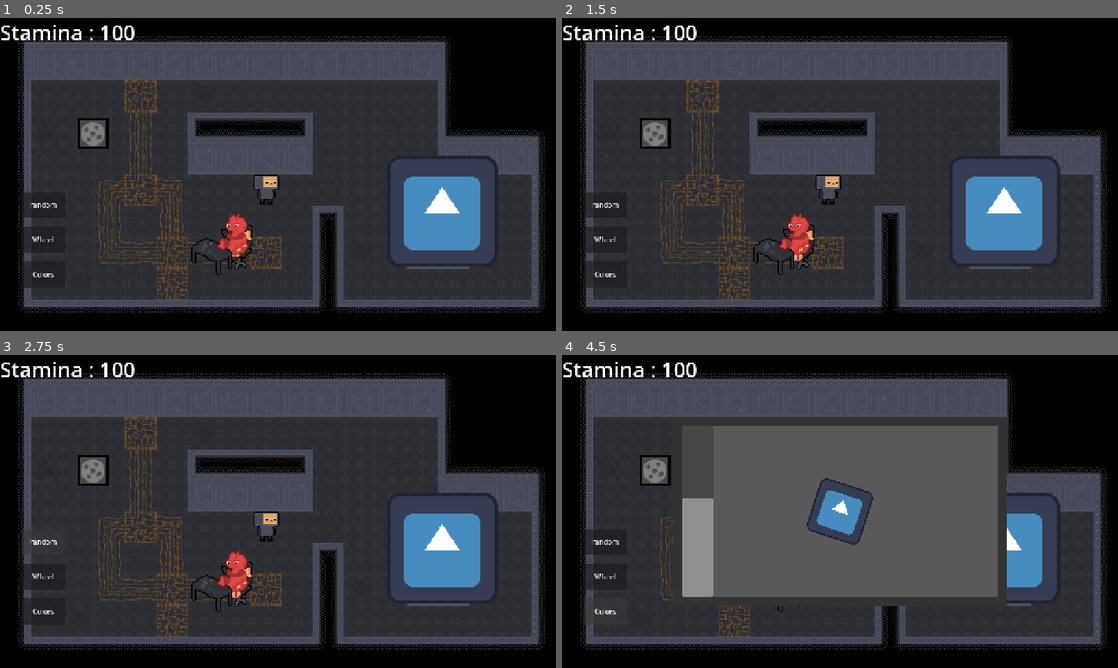
Above: before the commit, frames 1-4 (two rows, left to right).
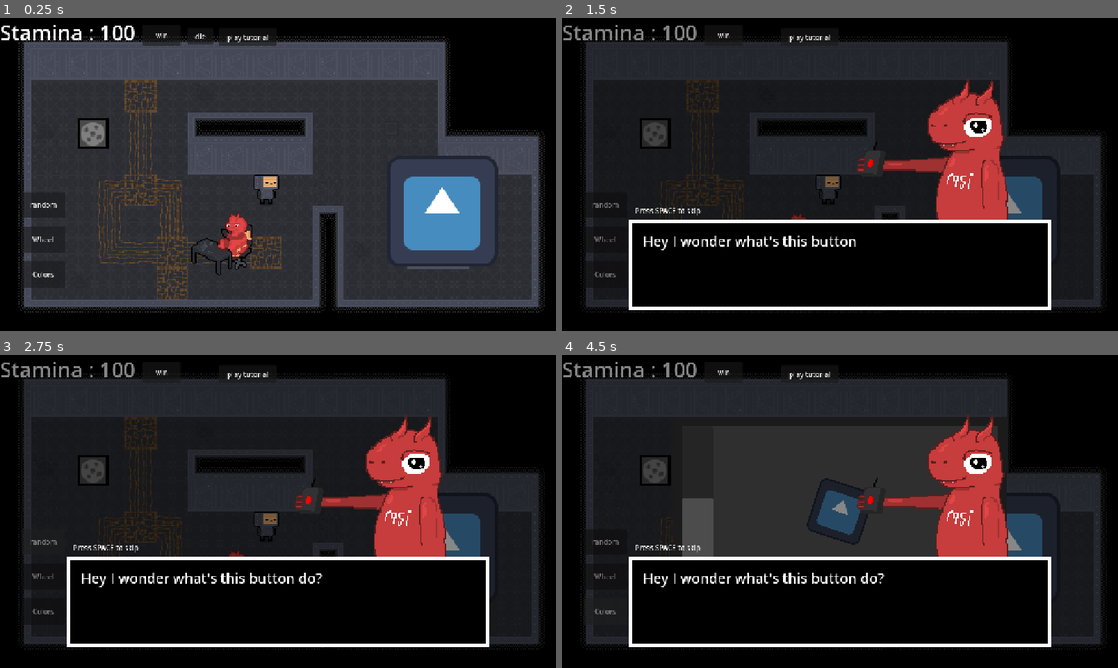
Above: after the commit, the same moments.

Repository: DuneRanger/MSI-GameJam
Game: Godot game, scene res://scenes/game/game.tscn
The game is run twice, just before and just after one commit, with the same random seed, the same clock (stepped at 60 frames per second) and the same inputs. The engine's default icon, where the game draws it, is replaced by a stand-in: a white triangle on a blue panel in a dark square.
Inputs (mouse positions are in pixels of both pictures, inside the frame that each line leads up to):
- Up to frame 1 (0.25 s): no input
- Up to frame 2 (1.5 s): click (762, 36) at 0.5 s, where only the run after the commit has a clickable "die"; click (812, 36) at 1.25 s, where only the run after the commit has a clickable "play tutorial"
- Up to frame 3 (2.75 s): click "random" at 2 s
- Up to frame 4 (4.5 s): click "Wheel" at 2.75 s; click (723, 373) at 3.5 s, where only the run after the commit has a clickable "win"; click "Colors" at 4.25 s

The runs differ from the first frame. In frame 1, 0.3% of the frame differs, in the area x 25-50%, y 4-9%; in frame 2, 57%; in frame 3, 57%; in frame 4, 65%, in the area x 0-98%, y 2-94%.

Commit message:
dialogue system update

Diff:
--- a/scenes/dialog_manager/dialog_manager.tscn
+++ b/scenes/dialog_manager/dialog_manager.tscn
@@ -1,7 +1,7 @@
 [gd_scene format=3 uid="uid://3pqpok6jkxky"]
 
 [ext_resource type="Script" uid="uid://dvgpsgqi2s213" path="res://scripts/game/dialog_manager/dialog_manager.gd" id="1_mesoi"]
-[ext_resource type="Texture2D" uid="uid://cmbqqkq3uog38" path="res://assets/game/lucky/dialog_actions/luck_portrait_test.png" id="2_2b4pd"]
+[ext_resource type="Texture2D" uid="uid://cmbqqkq3uog38" path="res://assets/game/lucky/dialog_actions/test/luck_portrait_test.png" id="2_2b4pd"]
 
 [sub_resource type="Animation" id="Animation_fbuma"]
 length = 0.001
@@ -105,6 +105,18 @@
 "update": 0,
 "values": [Color(1, 1, 1, 0)]
 }
+tracks/4/type = "value"
+tracks/4/imported = false
+tracks/4/enabled = true
+tracks/4/path = NodePath("ExplosionColorRect:visible")
+tracks/4/interp = 1
+tracks/4/loop_wrap = true
+tracks/4/keys = {
+"times": PackedFloat32Array(0),
+"transitions": PackedFloat32Array(1),
+"update": 1,
+"values": [false]
+}
 
 [sub_resource type="Animation" id="Animation_xvf6k"]
 resource_name = "dialogue_system_hide"
@@ -156,6 +168,30 @@
 "update": 0,
 "values": [Color(1, 1, 1, 1), Color(1, 1, 1, 0)]
 }
+tracks/4/type = "value"
+tracks/4/imported = false
+tracks/4/enabled = true
+tracks/4/path = NodePath("ColorRect:modulate")
+tracks/4/interp = 1
+tracks/4/loop_wrap = true
+tracks/4/keys = {
+"times": PackedFloat32Array(0, 0.53),
+"transitions": PackedFloat32Array(1, 1),
+"update": 0,
+"values": [Color(1, 1, 1, 0.47058824), Color(1, 1, 1, 0)]
+}
+tracks/5/type = "value"
+tracks/5/imported = false
+tracks/5/enabled = true
+tracks/5/path = NodePath("ColorRect:visible")
+tracks/5/interp = 1
+tracks/5/loop_wrap = true
+tracks/5/keys = {
+"times": PackedFloat32Array(0.76666665),
+"transitions": PackedFloat32Array(1),
+"update": 1,
+"values": [false]
+}
 
 [sub_resource type="Animation" id="Animation_bxasq"]
 resource_name = "dialogue_system_show"
@@ -207,12 +243,137 @@
 "update": 0,
 "values": [Color(1, 1, 1, 0), Color(1, 1, 1, 1)]
 }
+tracks/4/type = "value"
+tracks/4/imported = false
+tracks/4/enabled = true
+tracks/4/path = NodePath("ColorRect:modulate")
+tracks/4/interp = 1
+tracks/4/loop_wrap = true
+tracks/4/keys = {
+"times": PackedFloat32Array(0, 0.53),
+"transitions": PackedFloat32Array(1, 1),
+"update": 0,
+"values": [Color(1, 1, 1, 0), Color(1, 1, 1, 0.47058824)]
+}
+tracks/5/type = "value"
+tracks/5/imported = false
+tracks/5/enabled = true
+tracks/5/path = NodePath("ColorRect:visible")
+tracks/5/interp = 1
+tracks/5/loop_wrap = true
+tracks/5/keys = {
+"times": PackedFloat32Array(0),
+"transitions": PackedFloat32Array(1),
+"update": 1,
+"values": [true]
+}
+
+[sub_resource type="Animation" id="Animation_7kcvn"]
+resource_name = "explosion_"
+length = 4.0
+tracks/0/type = "value"
+tracks/0/imported = false
+tracks/0/enabled = true
+tracks/0/path = NodePath("Textbox:position")
+tracks/0/interp = 1
+tracks/0/loop_wrap = true
+tracks/0/keys = {
+"times": PackedFloat32Array(1.2666667, 1.5333333),
+"transitions": PackedFloat32Array(1.5, 1),
+"update": 0,
+"values": [Vector2(0, 0), Vector2(0, 20)]
+}
+tracks/1/type = "value"
+tracks/1/imported = false
+tracks/1/enabled = true
+tracks/1/path = NodePath("Textbox:modulate")
+tracks/1/interp = 1
+tracks/1/loop_wrap = true
+tracks/1/keys = {
+"times": PackedFloat32Array(1.2666667, 1.5666667),
+"transitions": PackedFloat32Array(1.5, 1),
+"update": 0,
+"values": [Color(1, 1, 1, 1), Color(1, 1, 1, 0)]
+}
+tracks/2/type = "value"
+tracks/2/imported = false
+tracks/2/enabled = true
+tracks/2/path = NodePath("Portrait:position")
+tracks/2/interp = 1
+tracks/2/loop_wrap = true
+tracks/2/keys = {
+"times": PackedFloat32Array(1.2666667, 1.5),
+"transitions": PackedFloat32Array(1.5, 1),
+"update": 0,
+"values": [Vector2(0, 0), Vector2(40, 0)]
+}
+tracks/3/type = "value"
+tracks/3/imported = false
+tracks/3/enabled = true
+tracks/3/path = NodePath("Portrait:modulate")
+tracks/3/interp = 1
+tracks/3/loop_wrap = true
+tracks/3/keys = {
+"times": PackedFloat32Array(1.2666667, 1.5333333),
+"transitions": PackedFloat32Array(1.5, 1),
+"update": 0,
+"values": [Color(1, 1, 1, 1), Color(1, 1, 1, 0)]
+}
+tracks/4/type = "value"
+tracks/4/imported = false
+tracks/4/enabled = true
+tracks/4/path = NodePath("ColorRect:modulate")
+tracks/4/interp = 1
+tracks/4/loop_wrap = true
+tracks/4/keys = {
+"times": PackedFloat32Array(1.2666667, 1.5333333),
+"transitions": PackedFloat32Array(1, 1),
+"update": 0,
+"values": [Color(1, 1, 1, 0.3137255), Color(1, 1, 1, 0)]
+}
+tracks/5/type = "value"
+tracks/5/imported = false
+tracks/5/enabled = true
+tracks/5/path = NodePath("ColorRect:visible")
+tracks/5/interp = 1
+tracks/5/loop_wrap = true
+tracks/5/keys = {
+"times": PackedFloat32Array(1.7666667),
+"transitions": PackedFloat32Array(1),
+"update": 1,
+"values": [false]
+}
+tracks/6/type = "value"
+tracks/6/imported = false
+tracks/6/enabled = true
+tracks/6/path = NodePath("ExplosionColorRect:modulate")
+tracks/6/interp = 1
+tracks/6/loop_wrap = true
+tracks/6/keys = {
+"times": PackedFloat32Array(0, 0.64, 1.9666667, 2.58),
+"transitions": PackedFloat32Array(0.43527535, 1, 1, 0.43527535),
+"update": 0,
+"values": [Color(1, 1, 1, 0), Color(1, 1, 1, 1), Color(1, 1, 1, 1), Color(1, 1, 1, 0)]
+}
+tracks/7/type = "value"
+tracks/7/imported = false
+tracks/7/enabled = true
+tracks/7/path = NodePath("ExplosionColorRect:visible")
+tracks/7/interp = 1
+tracks/7/loop_wrap = true
+tracks/7/keys = {
+"times": PackedFloat32Array(0, 2.6666667),
+"transitions": PackedFloat32Array(1, 1),
+"update": 1,
+"values": [true, false]
+}
 
 [sub_resource type="AnimationLibrary" id="AnimationLibrary_gwvcu"]
 _data = {
 &"RESET": SubResource("Animation_bi0f3"),
 &"dialogue_system_hide": SubResource("Animation_xvf6k"),
-&"dialogue_system_show": SubResource("Animation_bxasq")
+&"dialogue_system_show": SubResource("Animation_bxasq"),
+&"explosion": SubResource("Animation_7kcvn")
 }
 
 [sub_resource type="Animation" id="Animation_gwvcu"]
@@ -306,6 +467,14 @@
 visible_characters = 0
 visible_ratio = 0.0
 
+[node name="Tip" type="Label" parent="Textbox" unique_id=666332617]
+layout_mode = 0
+offset_left = 168.0
+offset_top = 432.0
+offset_right = 318.0
+offset_bottom = 455.0
+text = "Press SPACE to skip"
+
 [node name="TextScrollAnimationPlayer" type="AnimationPlayer" parent="." unique_id=1443002231]
 libraries/ = SubResource("AnimationLibrary_tkrjt")
 
@@ -317,31 +486,58 @@
 
 [node name="TestButton" type="Button" parent="." unique_id=1252247082]
 layout_mode = 0
-offset_left = 112.0
-offset_top = 275.0
-offset_right = 301.0
-offset_bottom = 334.0
-text = "test button"
+offset_left = 504.0
+offset_top = 24.0
+offset_right = 637.0
+offset_bottom = 64.0
+text = "play tutorial"
 
 [node name="dieButton" type="Button" parent="." unique_id=1133150554]
 layout_mode = 0
-offset_left = 101.0
-offset_top = 163.0
-offset_right = 211.0
-offset_bottom = 220.0
+offset_left = 432.0
+offset_top = 24.0
+offset_right = 491.0
+offset_bottom = 61.0
 text = "die"
 
 [node name="winButton" type="Button" parent="." unique_id=313425995]
 layout_mode = 0
-offset_left = 153.0
-offset_top = 56.0
-offset_right = 281.0
-offset_bottom = 135.0
+offset_left = 328.0
+offset_top = 16.0
+offset_right = 416.0
+offset_bottom = 64.0
 text = "win"
 
 [node name="TextScrollTimer" type="Timer" parent="." unique_id=1532033143]
+
+[node name="AudioPlayer" type="AudioStreamPlayer2D" parent="." unique_id=543757662]
+
+[node name="ColorRect" type="ColorRect" parent="." unique_id=1796185997]
+visible = false
+modulate = Color(1, 1, 1, 0.4705882)
+z_index = -1
+layout_mode = 0
+offset_left = -102.0
+offset_top = -61.0
+offset_right = 1370.0
+offset_bottom = 1309.0
+color = Color(0, 0, 0, 1)
+
+[node name="ExplosionColorRect" type="ColorRect" parent="." unique_id=1408211750]
+visible = false
+modulate = Color(1, 1, 1, 0)
+z_index = 20
+layout_mode = 0
+offset_left = -112.0
+offset_top = -64.0
+offset_right = 1424.0
+offset_bottom = 864.0
+
+[node name="DeathTimer" type="Timer" parent="." unique_id=1089400493]
+wait_time = 1.2
 
 [connection signal="button_down" from="TestButton" to="." method="_on_test_button_button_down"]
 [connection signal="button_down" from="dieButton" to="." method="_on_die_button_button_down"]
 [connection signal="button_down" from="winButton" to="." method="_on_win_button_button_down"]
 [connection signal="timeout" from="TextScrollTimer" to="." method="_on_text_scroll_timer_timeout"]
+[connection signal="timeout" from="DeathTimer" to="." method="_on_death_timer_timeout"]
--- a/scenes/game/game.tscn
+++ b/scenes/game/game.tscn
@@ -5,6 +5,7 @@
 [ext_resource type="PackedScene" uid="uid://43qca7aj17a6" path="res://scenes/game/player/player.tscn" id="2_7h61r"]
 [ext_resource type="PackedScene" uid="uid://crwocavy5kif" path="res://scenes/game/machines/minigames/steam_wheel.tscn" id="2_kelw5"]
 [ext_resource type="PackedScene" uid="uid://j4s1r411n22" path="res://scenes/game/machines/minigames/color_find.tscn" id="3_lfrn8"]
+[ext_resource type="PackedScene" uid="uid://3pqpok6jkxky" path="res://scenes/dialog_manager/dialog_manager.tscn" id="4_2a8rs"]
 [ext_resource type="PackedScene" uid="uid://bbxi0vokk4jgr" path="res://scenes/game/tilemap/tilemap.tscn" id="5_bdhmt"]
 [ext_resource type="PackedScene" uid="uid://lvebmnvqwohx" path="res://scenes/game/machines/machine.tscn" id="6_5i0tg"]
 [ext_resource type="PackedScene" uid="uid://df7k01fldw4a7" path="res://scenes/lucky_sitting/lucky_sitting.tscn" id="7_87uf6"]
@@ -15,6 +16,9 @@
 [node name="Game" type="Node" unique_id=1830910457]
 script = ExtResource("1_0sr1o")
 minigame_scenes = Array[PackedScene]([ExtResource("3_lfrn8"), ExtResource("2_kelw5")])
+
+[node name="DialogueManager" parent="." unique_id=1484026495 instance=ExtResource("4_2a8rs")]
+z_index = 20
 
 [node name="Background" type="ColorRect" parent="." unique_id=199252895]
 visible = false
--- a/scripts/game/dialog_manager/dialog_manager.gd
+++ b/scripts/game/dialog_manager/dialog_manager.gd
@@ -11,29 +11,86 @@
 var dialogue_portrait : portraits
 var is_loaded_dialogue_continuous = false
 var i : int = 0
+var is_defeated = false
+
 
 var tutorial_lines = [
-	[portraits.happy, "Hello"],
-	[portraits.angry, "grrrr im angry now"],
-	[portraits.angry, "grr im still sooooooooooooooooooooooooooooooooooooooooooooo angry"],
-	[portraits.happy, "Goodbye"]
+	[portraits.greeting, "Oh, hello little robot person"],
+	[portraits.explaining, "You're like the 57th model they sent here so i'll make it quick"],
+	[portraits.smiling, "My names is Lucky by the way"],
+	[portraits.smiling2, "Because its lucky to keep me around,"],
+	[portraits.grumpy, "or something..."],
+	[portraits.explaining, "I'm your manager and we're in a factory"],
+	[portraits.weird, "Don't really know what we're producing, actually..."],
+	[portraits.annoyed, "But that doesn't matter, what matters is that we're producing A LOT of things and stuff"],
+	[portraits.explaining, "As a result, all of our machines are OVERCLOCKED and running at full power"],
+	[portraits.grumpy, "...and they're overheating"],
+	[portraits.explaining, "And your job, my friend, is to keep them cool and keep them from exploding"],
+	[portraits.button_show, "See this button?"],
+	[portraits.button_laughing, "It's my favourite part of this job!"],
+	[portraits.button_grumpy, "If you let too many machines overheat and explode..."],
+	[portraits.button_press_laughing, "Then I'll explode you by pressing this!"],
+	[portraits.excited, "Yeah that's about it"],
+	[portraits.grumpy, "My boss also said that I was supposed to tell you... what was it?"],
+	[portraits.explaining, "WASD to move, E to interact, mouse to solve puzzles"],
+	[portraits.grumpy, "Whatever that means..."],
+	[portraits.greeting, "Ok now go do your job robot person"],
+
+
 ]
 
 var defeat_lines = [
-	[portraits.angry, "Aww that sucks"],
-	[portraits.angry, "Too bad"],
-	[portraits.angry, "Come on, now i'll have to clean this up"]
+	[portraits.button_show, "Hey I wonder what's this button do?"],
+	[portraits.sad, "Man... my boss is gonna fire me"],
+	[portraits.grumpy, "Well, let's hope the next model will be better"],
+	[portraits.button_laughing, "Oooh its my favourite part!"],
+	[portraits.annoyed, "Why does this keep happening!?"],
+	[portraits.explaining, "You'd think that the newer models would be improved"],
+	[portraits.weird, "I'm tired"],
+	[portraits.button_grumpy, "I'm sorry I have to do this to you"],
+	[portraits.explaining, "You know you're supposed to cool down the machines?"],
+	[portraits.button_show, "I'd say I'm sorry, but i like blowing stuff up"],
+	[portraits.button_laughing, "Yaaay, fireworks!"],
+	[portraits.annoyed, "How's this model even worse than the last one!?"],
+]
+
+#jo je to kokotsky ale ržd hubu
+var button_press_face = [
+	[portraits.button_press, ""],
+	[portraits.button_press, ""],
+	[portraits.button_press, ""],
+	[portraits.button_press_laughing, ""],
 ]
 
 var victory_lines = [
-	[portraits.happy, "Good job. I guess..."],
-	[portraits.happy, "Nice, you didn't explode everything"],
-	[portraits.happy, "Oh, what? The shift is over already?"]
+	[portraits.grumpy, "Good job. I guess..."],
+	[portraits.explaining, "Nice, you didn't explode everything"],
+	[portraits.smiling2, "Oh, what? I didn't expect you to succeed"],
+	[portraits.excited, "Oh yes! I can go home now!"],
+	[portraits.smiling, "You did well!"],
+	[portraits.excited, "Good job!"],
+	[portraits.weird, "Oh, you did it? Great. Now I own that guy 5 bucks"],
+	[portraits.sad, "Noo, I really wanted to press the button today..."],
 ]
 
 var active_text_lines
 
-enum portraits {happy, angry}
+enum portraits {
+	annoyed,
+	button_grumpy,
+	button_laughing,
+	button_press,
+	button_press_laughing,
+	button_show,
+	excited,
+	explaining,
+	greeting,
+	grumpy,
+	sad,
+	smiling,
+	smiling2,
+	weird
+	}
 
 func _process(delta: float) -> void:
 	if is_displaying_dialogue == true:
@@ -45,11 +102,17 @@
 					dialogue_portrait = active_text_lines[i][0]
 					display_dialogue(dialogue_portrait ,dialogue_text)
 			else:
-				if $TextScrollTimer.is_stopped():
-					print("konec")
-					text_label.text = ""
-					full_animation_player.play("dialogue_system_hide")
-					is_displaying_dialogue = false
+				if is_defeated == true:
+					play_random_dialogue(button_press_face)
+					$DeathTimer.start()
+					$AudioPlayer.stream = load("res://assets/sfx/button-press-382713.mp3")
+					$AudioPlayer.play()
+				else:
+					if $TextScrollTimer.is_stopped():
+						text_label.text = ""
+						full_animation_player.play("dialogue_system_hide")
+						is_displaying_dialogue = false
+
 
 	if Input.is_key_pressed(KEY_R):
 		$dieButton.visible = true
@@ -71,6 +134,7 @@
 	display_dialogue(dialogue_portrait, dialogue_text)
 
 func display_dialogue(portrait: portraits, dialogue : String):
+	$AudioPlayer.stop()
 	active_text_lines = tutorial_lines
 	if is_displaying_dialogue == false:
 		is_displaying_dialogue = true
@@ -78,13 +142,14 @@
 	$PortraitAnimationPlayer.play("portrait_wobble")
 	load_portrait(portrait)
 	text_label.text = dialogue
-	print("displaying dialogue")
+
+	play_speech_sfx()
 
 	var t : Tween = get_tree().create_tween()
 	$Textbox/TextLabel.visible_ratio = 0.0
 	t.bind_node($Textbox/TextLabel)
-	t.tween_property($Textbox/TextLabel, "visible_ratio", 1.0, 0.05 * dialogue.length())
-	$TextScrollTimer.wait_time = 0.06 * dialogue.length() + 0.15
+	t.tween_property($Textbox/TextLabel, "visible_ratio", 1.0, 0.03 * dialogue.length())
+	$TextScrollTimer.wait_time = 0.03 * dialogue.length()
 	$TextScrollTimer.start()
 
 	#text_animation_player.play("text_scroll")
@@ -92,10 +157,42 @@
 
 func load_portrait(action: portraits):
 	match action:
-		portraits.happy:
-			character_portrait.texture = load("res://assets/game/lucky/dialog_actions/temp_action_smiling.png")
-		portraits.angry:
-			character_portrait.texture = load("res://assets/game/lucky/dialog_actions/temp_action_angry.png")
+		portraits.annoyed:
+			character_portrait.texture = load("res://assets/game/lucky/dialog_actions/lucky_portrait_annoyed.png")
+		portraits.button_grumpy:
+			character_portrait.texture = load("res://assets/game/lucky/dialog_actions/lucky_portrait_button_grumpy.png")
+		portraits.button_laughing:
+			character_portrait.texture = load("res://assets/game/lucky/dialog_actions/lucky_portrait_button_laughing.png")
+		portraits.button_press:
+			character_portrait.texture = load("res://assets/game/lucky/dialog_actions/lucky_portrait_button_press.png")
+		portraits.button_press_laughing:
+			character_portrait.texture = load("res://assets/game/lucky/dialog_actions/lucky_portrait_button_press_laughing.png")
+		portraits.button_show:
+			character_portrait.texture = load("res://assets/game/lucky/dialog_actions/lucky_portrait_button_show.png")
+		portraits.excited:
+			character_portrait.texture = load("res://assets/game/lucky/dialog_actions/lucky_portrait_excited.png")
+		portraits.explaining:
+			character_portrait.texture = load("res://assets/game/lucky/dialog_actions/lucky_portrait_explaining.png")
+		portraits.greeting:
+			character_portrait.texture = load("res://assets/game/lucky/dialog_actions/lucky_portrait_greeting.png")
+		portraits.grumpy:
+			character_portrait.texture = load("res://assets/game/lucky/dialog_actions/lucky_portrait_grumpy.png")
+		portraits.sad:
+			character_portrait.texture = load("res://assets/game/lucky/dialog_actions/lucky_portrait_sad.png")
+		portraits.smiling2:
+			character_portrait.texture = load("res://assets/game/lucky/dialog_actions/lucky_portrait_smiling2.png")
+		portraits.smiling:
+			character_portrait.texture = load("res://assets/game/lucky/dialog_actions/lucky_portrait_smiling.png")
+		portraits.weird:
+			character_portrait.texture = load("res://assets/game/lucky/dialog_actions/lucky_portrait_weird.png")
+
+
+func play_speech_sfx():
+	$AudioPlayer.pitch_scale = randf_range(0.8, 1.2)
+	if $AudioPlayer.playing != true:
+		$AudioPlayer.stream = load("res://assets/sfx/sfx_speech.mp3")
+		$AudioPlayer.play()
+
 
 func _on_test_button_button_down() -> void:
 	play_tutorial()
@@ -104,6 +201,7 @@
 
 func _on_die_button_button_down() -> void:
 	play_random_dialogue(defeat_lines)
+	is_defeated = true
 	$dieButton.visible = false
 
 
@@ -114,3 +212,15 @@
 
 func _on_text_scroll_timer_timeout() -> void:
 	$TextScrollTimer.stop()
+	$AudioPlayer.stop()
+
+
+func _on_death_timer_timeout() -> void:
+	$AudioPlayer.stop()
+	$AudioPlayer.stream = load("res://assets/sfx/explosion.mp3")
+	$AudioPlayer.play()
+	$DeathTimer.stop()
+	is_defeated = false
+	full_animation_player.play("explosion")
+	is_displaying_dialogue = false
+	print("lucky pressed the button")
Binary file added: assets/game/lucky/dialog_actions/lucky_portrait_annoyed.png
Not shown, changed: assets/game/lucky/dialog_actions/lucky_portrait_annoyed.png.import
Binary file added: assets/game/lucky/dialog_actions/lucky_portrait_button_grumpy.png
Not shown, added: assets/game/lucky/dialog_actions/lucky_portrait_button_grumpy.png.import
Binary file added: assets/game/lucky/dialog_actions/lucky_portrait_button_laughing.png
Not shown, changed: assets/game/lucky/dialog_actions/lucky_portrait_button_laughing.png.import
Binary file added: assets/game/lucky/dialog_actions/lucky_portrait_button_press.png
Not shown, added: assets/game/lucky/dialog_actions/lucky_portrait_button_press.png.import
Binary file added: assets/game/lucky/dialog_actions/lucky_portrait_button_press_laughing.png
Not shown, added: assets/game/lucky/dialog_actions/lucky_portrait_button_press_laughing.png.import
Binary file added: assets/game/lucky/dialog_actions/lucky_portrait_button_show.png
Not shown, added: assets/game/lucky/dialog_actions/lucky_portrait_button_show.png.import
(and 31 more such lines)
